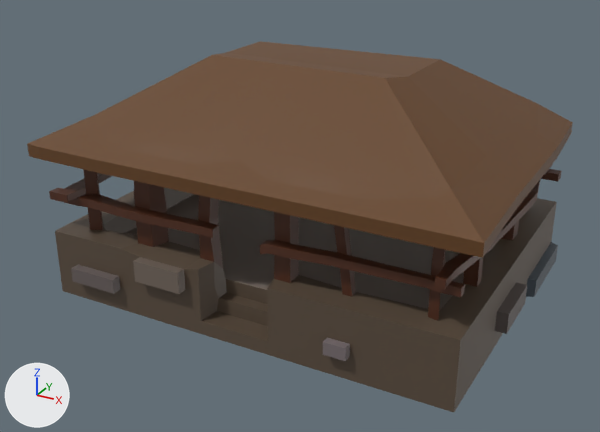
A saved change to the FBX model SourceAssets/Houses/NativeHouse1/NativeHouse.fbx.
Rendered twice from a 50 mm camera at (1.228, -2.342, 1.384) aimed at (-0.013, -0.085, 0.256). Arrows for +X, +Y and +Z are at lower left; the lights stay in place. The picture after the commit comes second.

The scene before the commit, as lines of its bpy script (objects in view):
```python
me_plane_002 = bpy.data.meshes.new('Plane.002')
me_plane_002.from_pydata(...)  # 888 vertices, 943 faces; spans x -1.08..1.07, y -1.07..1.1, z 0.0..1.48
me_plane_002.materials.append(mat_material_002)  # picture img_colorpalette_png
ob_plane_002 = bpy.data.objects.new('Plane.002', me_plane_002)
ob_plane_002.location = (0.002, 0.0, 0.0)
ob_plane_002.scale = (0.702, 0.529, 0.529)
```
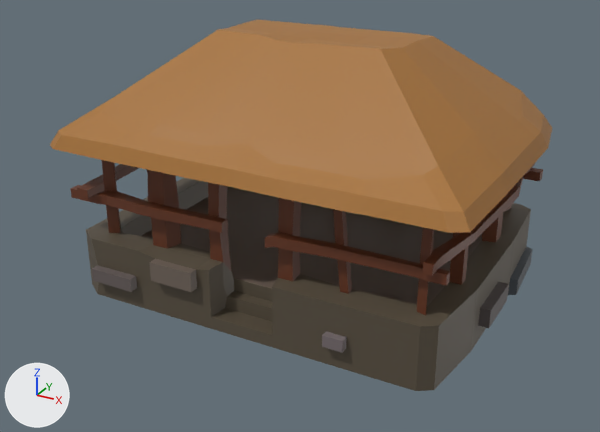
Commit message: Change native house scale

Boxes (x1, y1, x2, y2) around the edits, measured in the pictures (600 x 432 px; the box of a moved part takes in the faces that stretch with it):
'Plane.002', reshaped, surface changed, rescaled (8% narrower): before (27, 41, 573, 412); after (50, 20, 552, 391)
part 1 of me_plane_002, moved or reshaped: before (27, 41, 573, 412); after (50, 20, 552, 391)
part 2 of me_plane_002, surface changed: before (27, 41, 573, 412); after (50, 20, 552, 391)

The change, as a diff of the scene's bpy script:
```diff
--- a/SourceAssets/Houses/NativeHouse1/NativeHouse.fbx.py
+++ b/SourceAssets/Houses/NativeHouse1/NativeHouse.fbx.py
@@ me_plane_002 @@
 # used by ob_plane_002; location = (0.002, 0.0, 0.0); scale = (0.702, 0.529, 0.529)
-me_plane_002.from_pydata(...)  # 888 vertices, 943 faces; spans x -1.08..1.07, y -1.07..1.1, z 0.0..1.48
+me_plane_002.from_pydata(...)  # 888 vertices, 943 faces; spans x -1.12..1.1, y -1.11..1.1, z 0.0..1.76
+# me_plane_002 part 1: 600 of 888 vertices moved; they spanned x -1.08..1.07, y -1.07..1.06, z 0.0..1.48 and now span x -1.12..1.1, y -1.11..1.07, z 0.0..1.76; mean shift (0.0, 0.0, 0.13); largest move (-0.46, 0.34, 1.45) -> (-0.49, 0.31, 1.74)
+# me_plane_002 part 2: texture (UV) coordinates of 913 of 943 faces, centred in x -1.08..1.06, y -1.07..1.08, z 0.0..1.47, changed; they spanned u 0.14..0.6, v 0.45..0.77 and now span u 0.13..0.6, v 0.44..0.77
 me_plane_002.materials.append(mat_material_002)
@@ ob_plane_002 @@
 ob_plane_002.location = (0.002, 0.0, 0.0)
-ob_plane_002.scale = (0.702, 0.529, 0.529)
+ob_plane_002.scale = (0.647, 0.487, 0.487)
```
